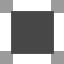
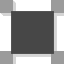
Layered file, before and after one edit (w=64, h=64). Changes by layer:
added group "Groupe 1" with 5 layers above "Groupe 1 copie" over [0, 0, 64, 64]
moved "Fond 1 copie 4" into group "Groupe 1" over [11, 11, 54, 54]
added layer "Groupe 1 copie" (81%) above "Calque 1" over [0, 0, 64, 64]
